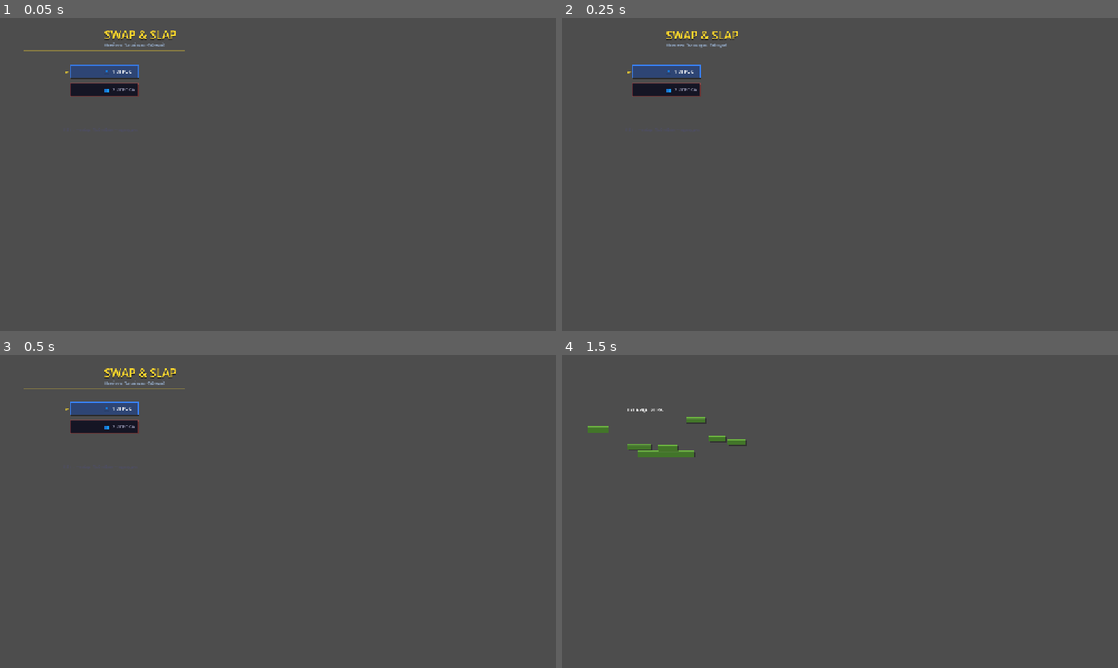
Above: before the commit, frames 1-4 (two rows, left to right).
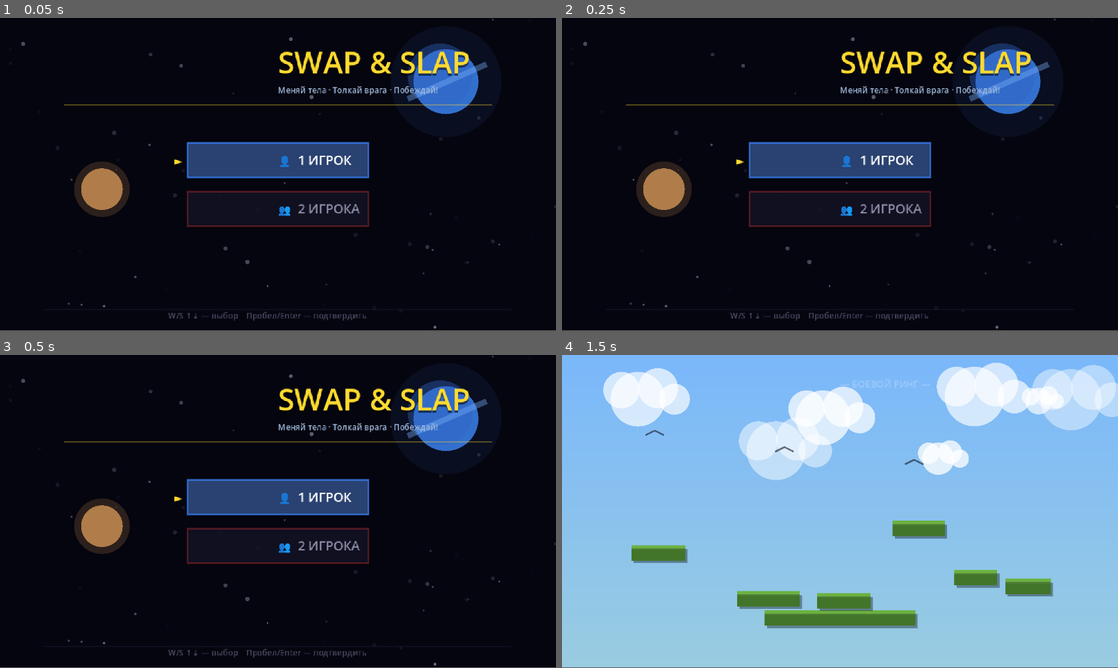
Above: after the commit, the same moments.

Repository: kkeefi/Swap-slap
Game: Godot game, scene res://Game.tscn
Same seed, same stepped clock (60 frames per second), same inputs: the game is played once before the commit and once after it.
Inputs:
- Up to frame 1 (0.05 s): no input
- Up to frame 2 (0.25 s): no input
- Up to frame 3 (0.5 s): no input
- Up to frame 4 (1.5 s): tap Enter (ui_accept) at 0.5, 1.35 s; hold Up (ui_up) 0.53-1.28 s; hold Enter (ui_accept) 0.53-1.28 s; hold Down (ui_down) from 1.28 s (still down)
In our replay, the window is 800x450 before the commit and 800x449 after it. These sizes can differ from the game's own. Grey fills any space a smaller window leaves; there, only what the larger window draws over its background counts as a difference.

The runs differ from the first frame. In frame 1, 99% of the frame differs, in the area x 0-100%, y 0-100%; in frame 2, 99%; in frame 3, 99%; in frame 4, 100%.

Commit message:
fix: visualization of main menu, mode/map selection screens and maps

Diff:
--- a/scripts/game.gd
+++ b/scripts/game.gd
@@ -1,19 +1,69 @@
 extends Node2D
 
-enum Scene { MAIN_MENU, MODE_SELECT, MAP_SELECT, GAME }
-var scene : int = Scene.MAIN_MENU
-var main_menu_cursor : int = 0
-var mode_cursor      : int = 0
-var map_cursor       : int = 11
-
-var scores       : Array = [0, 0]
-var player_count : int = 1
+enum Scene { MAIN_MENU, MODE_SELECT, MAP_SELECT, GAME, RESULT }
+var scene            : int   = Scene.MAIN_MENU
+var main_menu_cursor : int   = 0
+var mode_cursor      : int   = 0
+var map_cursor       : int   = 11
+var game_active      : bool  = false
+
+var players     : Array = []
+var controllers : Array = [1, 2]
+
+var swap_charge     : Array = [0.0, 0.0]
+var swap_ready      : Array = [false, false]
+const SWAP_TIME     : float = 15.0
+var swap_flash_alpha : float = 0.0
+var swap_flash_who   : int   = 0
+
+var chaos_timer    : float = 0.0
+var chaos_interval : float = 4.0
 
 var platforms : Array = []
-var map_bg    : int = 0
-
-var lava_y     : float = 270.0
-var lava_speed : float = 0.0
+var map_bg    : int   = 0
+
+var gloves_pos   : Vector2 = Vector2.ZERO
+var gloves_alive : bool    = false
+var gloves_bob   : float   = 0.0
+var gloves_timer : float   = 0.0
+const GLOVES_INT : float   = 22.0
+
+var boots_pos    : Vector2 = Vector2.ZERO
+var boots_alive  : bool    = false
+var boots_bob    : float   = 0.0
+var boots_timer  : float   = 0.0
+const BOOTS_INT  : float   = 28.0
+
+var lava_y     : float = 999.0
+var lava_wave  : float = 0.0
+var lava_speed : float = 4.0
+
+var king_rect     : Rect2 = Rect2(0,0,0,0)
+var king_time     : Array = [0.0, 0.0]
+var king_move_dir : int   = 1
+var king_moves    : bool  = false
+
+var crumble_accum    : float = 0.0
+var crumble_interval : float = 1.8
+
+var menu_bob   : float = 0.0
+var menu_blink : float = 0.0
+var game_time  : float = 0.0
+
+var announce_text  : String = ""
+var announce_timer : float  = 0.0
+var announce_color : Color  = Globals.C_GOLD
+
+var result_celebrate : float = 0.0
+var particles        : Array = []
+var danger_flash     : float = 0.0
+
+const WIN_SCORE : int = 3
+
+var boids : Array = []
+
+var diff_cursor      : int  = 1
+var in_diff_select   : bool = false
 
 
 func _process(delta: float) -> void:
@@ -21,6 +71,14 @@
 		get_node("/root/Renderer").update(delta)
 
 	queue_redraw()
+
+func _ready() -> void:
+	get_tree().root.content_scale_size   = Vector2i(480, 270)
+	get_tree().root.content_scale_mode   = Window.CONTENT_SCALE_MODE_CANVAS_ITEMS
+	get_tree().root.content_scale_aspect = Window.CONTENT_SCALE_ASPECT_EXPAND
+	DisplayServer.window_set_size(Vector2i(1440, 810))
+	DisplayServer.window_set_position(Vector2i(240, 134))
+	Backgrounds.init()
 
 func _input(event: InputEvent) -> void:
 	if scene == Scene.MAIN_MENU:
@@ -30,7 +88,6 @@
 			main_menu_cursor = 0
 
 		if event.is_action_pressed("ui_accept"):
-			player_count = 1 if main_menu_cursor == 0 else 2
 			scene = Scene.MODE_SELECT
 
 	elif scene == Scene.MODE_SELECT:
@@ -58,22 +115,69 @@
 			scene = Scene.MODE_SELECT
 
 func _draw() -> void:
-	var r = get_node("/root/Renderer")
-
 	match scene:
 		Scene.MAIN_MENU:
-			r.draw_main_menu(self, main_menu_cursor, r.time, r.time)
-
+			Backgrounds.draw(self, 0)
+			Renderer.draw_main_menu(self, main_menu_cursor, menu_blink, menu_bob)
 		Scene.MODE_SELECT:
-			r.draw_mode_select(self, mode_cursor, r.time, r.time, scores, player_count)
-
+			Backgrounds.draw(self, 0)
+			Renderer.draw_mode_select(self, mode_cursor, menu_blink, menu_bob,
+									  Globals.scores, Globals.player_count)
+			if in_diff_select:
+				Renderer.draw_diff_select(self, diff_cursor, menu_blink)
 		Scene.MAP_SELECT:
-			r.draw_map_select(self, map_cursor, r.time, r.time)
-
+			Backgrounds.draw(self, 0)
+			Renderer.draw_map_select(self, map_cursor, menu_blink, menu_bob)
 		Scene.GAME:
-			draw_string(ThemeDB.fallback_font, Vector2(150, 130), "ТУТ БУДЕТ ИГРА", HORIZONTAL_ALIGNMENT_LEFT, -1, 10)
-			for plat in platforms:
-				Renderer.draw_platform(self, plat, map_bg, Renderer.time)
+			_draw_game()
+		Scene.RESULT:
+			Backgrounds.draw(self, 0)
+			for p in particles:
+				draw_rect(
+					Rect2(p.pos.x - p.size, p.pos.y - p.size, p.size * 2.0, p.size * 2.0),
+					Color(p.color.r, p.color.g, p.color.b, clamp(p.life * 2.0, 0.0, 1.0)))
+			Renderer.draw_result(self, Globals.last_winner, Globals.scores,
+								 result_celebrate, Globals.player_count == 1)
+
+
+func _in_rect(pos: Vector2, r: Rect2) -> bool:
+	return pos.x >= r.position.x and pos.x <= r.position.x + r.size.x and \
+		   pos.y >= r.position.y and pos.y <= r.position.y + r.size.y
+
+
+func _draw_game() -> void:
+	Backgrounds.draw(self, map_bg)
+
+	if swap_flash_alpha > 0:
+		var fc : Color = Globals.C_P1 if swap_flash_who == 0 else Globals.C_P2
+		draw_rect(Rect2(0,0,Globals.VW,Globals.VH), Color(fc.r,fc.g,fc.b, swap_flash_alpha*0.35))
+	if danger_flash > 0:
+		draw_rect(Rect2(0,0,Globals.VW,Globals.VH), Color(1.0,0.4,0.1, danger_flash*0.45))
+
+	var mode_str : String = "— %s —" % Globals.MODE_NAMES[Globals.selected_mode]
+	draw_string(ThemeDB.fallback_font,
+				Vector2(Globals.VW/2.0, 28.0),
+				mode_str,
+				HORIZONTAL_ALIGNMENT_CENTER, -1, 8,
+				Color(1,1,1,0.25))
+
+	if Globals.selected_mode == Globals.Mode.LAVA:
+		Renderer.draw_lava(self, lava_y, lava_wave)
+
+	if Globals.selected_mode == Globals.Mode.KING:
+		var p1in : bool = _in_rect(players[0].pos, king_rect) and not players[0].dead
+		var p2in : bool = _in_rect(players[1].pos, king_rect) and not players[1].dead
+		Renderer.draw_king_zone(self, king_rect, p1in, p2in, king_time)
+
+	for plat in platforms:
+		Renderer.draw_platform(self, plat, map_bg, menu_bob)
+
+	if gloves_alive: Renderer.draw_gloves_pickup(self, gloves_pos, gloves_bob)
+	if boots_alive:  Renderer.draw_boots_pickup(self, boots_pos,  boots_bob)
+
+	for i in range(players.size()):
+		if not players[i].dead:
+			Renderer.draw_player(self, players[i], map_bg)
 
 
 func _start_match() -> void:
